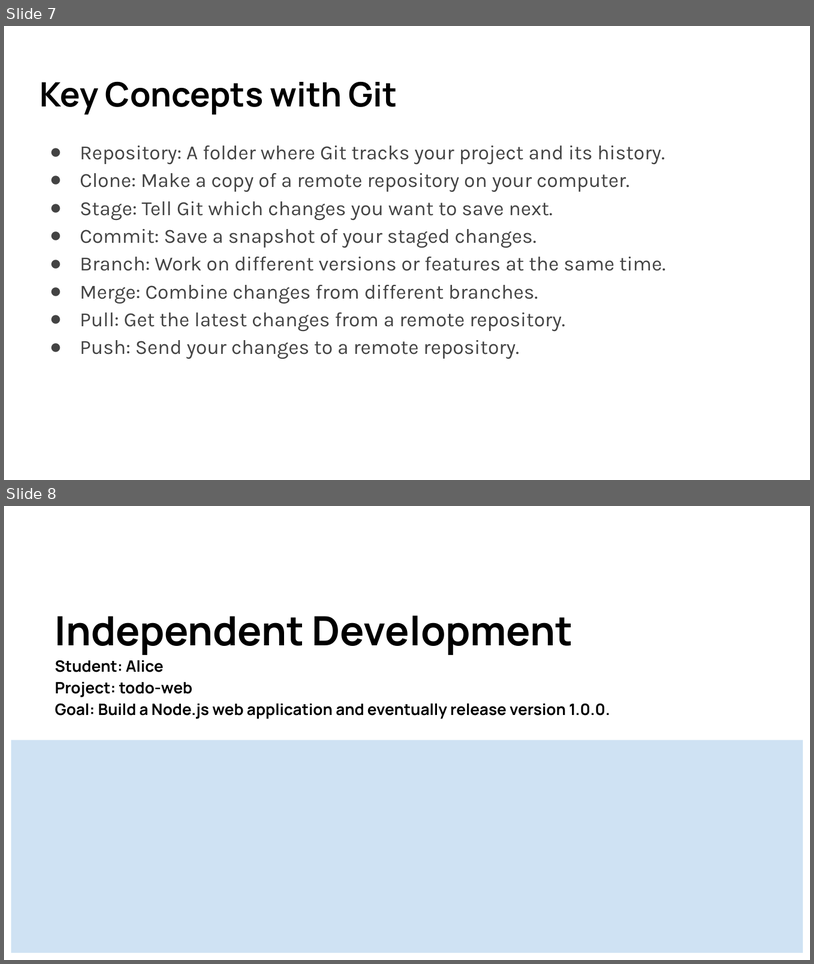
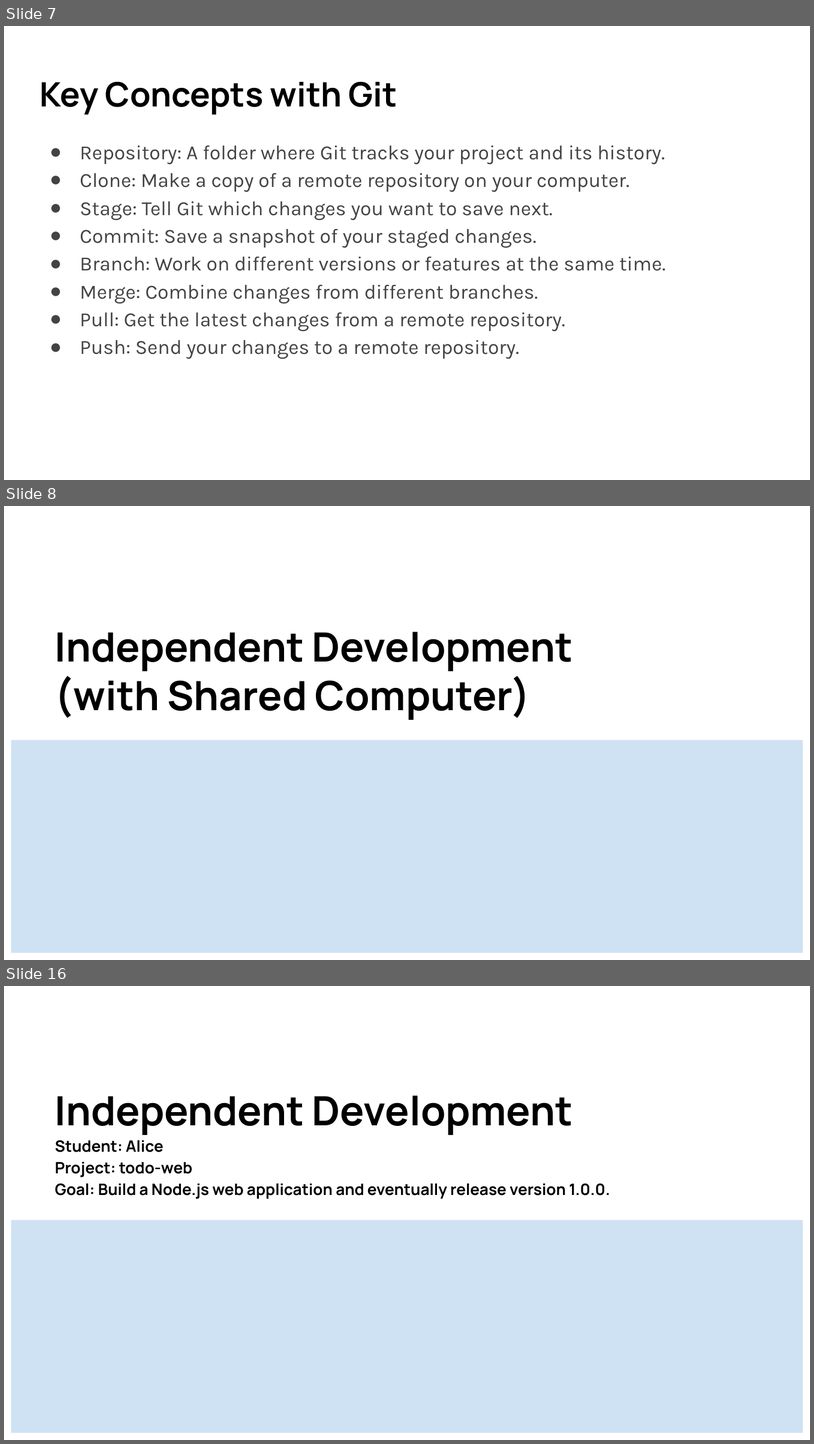
Before and after one commit to lancwyy/WebDev, a slide deck: Lecture_Materials/04-2-VersionControl.pptx. Shown one above the other, each under a label of ours: slides 7 and 8 before the commit, slides 7, 8 and 16 after it; the slides between them are not shown. The pictures are 814x964 and 814x1444 pixels, drawn with LibreOffice and Linux fonts; fonts in the diff are those of the drawing. Boxes give left, top, right and bottom in pixels: in the first picture for what was removed or moved away, otherwise in the second. Text is boxed around its words. In the diff, an @@ line names an element or a change of style, - is before the commit and + after.

```diff
--- a/Lecture_Materials/04-2-VersionControl.pptx
+++ b/Lecture_Materials/04-2-VersionControl.pptx
@@ slide 8 added at box(4, 506, 810, 960), background #FFFFFF; not listed: 1 template element that a slide beside it also shows @@
@@ title added at box(55, 631, 573, 720), 36 pt, text #000000, bold @@
+Independent Development
+(with Shared Computer)
@@ what was slide 8 is now slide 16 @@
```
Also in this commit, not shown: 4 slides changed, 7 other slides added.
